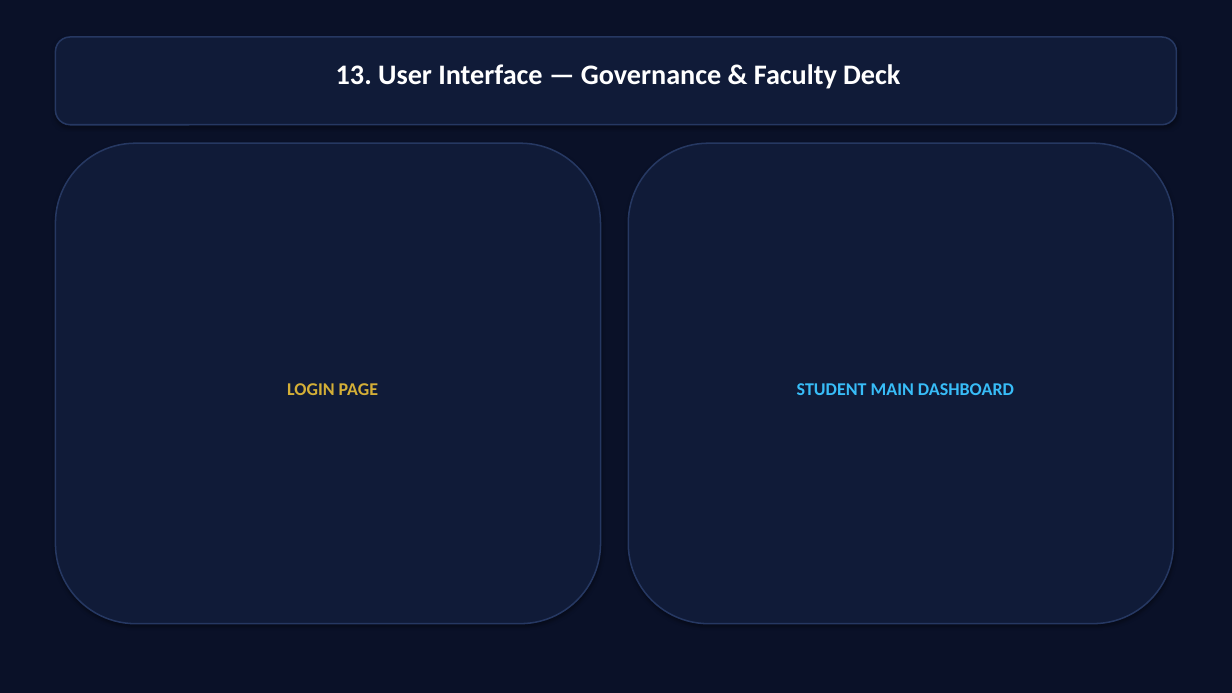
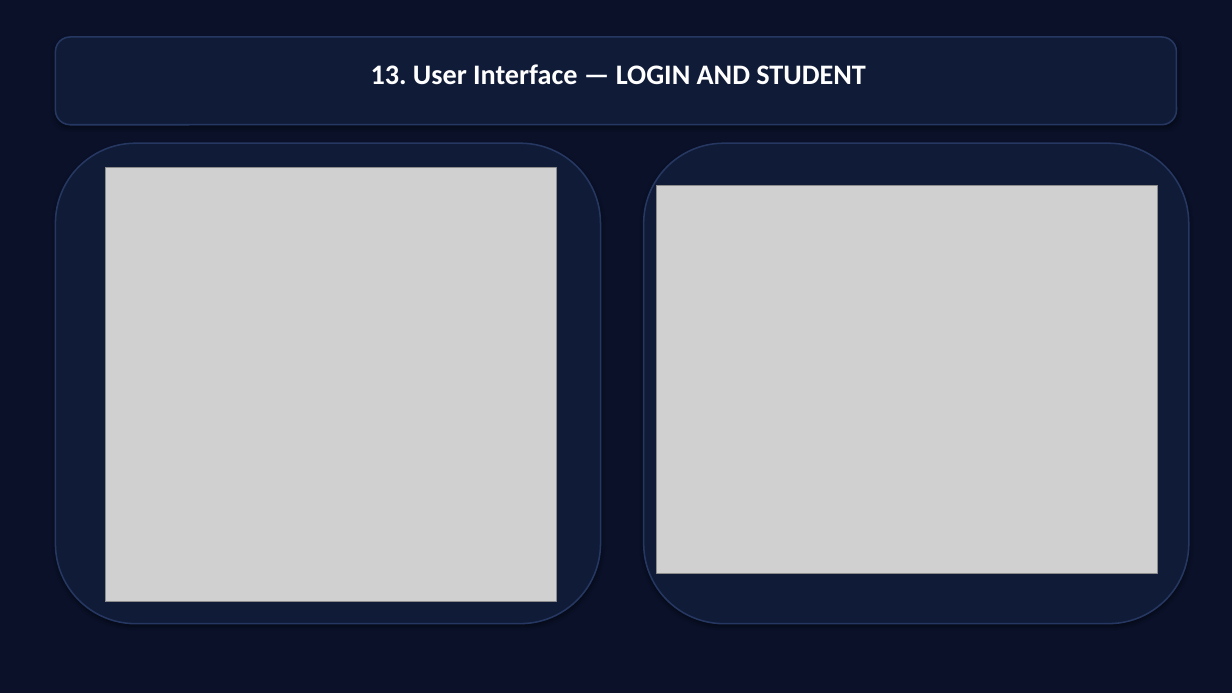
Before and after one commit to krishnavamsi1201/OBLMSc, a slide deck: slide 13 of Project_Final_Presentation_V2.pptx. Drawn at 1232x693 pixels with LibreOffice and Linux fonts; fonts in the diff are those of the drawing; grey boxes stand for pictures. Boxes give left, top, right and bottom in pixels: in the first picture for what was removed or moved away, otherwise in the second. Text is boxed around its words. In the diff, an @@ line names an element or a change of style, - is before the commit and + after.

```diff
--- a/Project_Final_Presentation_V2.pptx
+++ b/Project_Final_Presentation_V2.pptx
@@ text in rounded rectangle at <box>371,64,865,85</box>: text changed @@
-13. User Interface — Governance & Faculty Deck
+13. User Interface — LOGIN AND STUDENT
@@ rounded rectangle: place and size @@
-rounded rectangle at <box>628,143,1174,624</box>
+rounded rectangle at <box>644,143,1189,624</box>
@@ picture added at <box>105,168,556,603</box> @@
@@ picture added at <box>656,186,1158,573</box> @@
@@ text in rounded rectangle at <box>287,383,378,395</box>: text removed @@
-LOGIN PAGE
@@ text in rounded rectangle at <box>797,383,1014,395</box>: text removed @@
-STUDENT MAIN DASHBOARD
```
Also in this commit, not shown: 15 other slides changed, 3 slides added, 2 slides removed, 4 other files.
